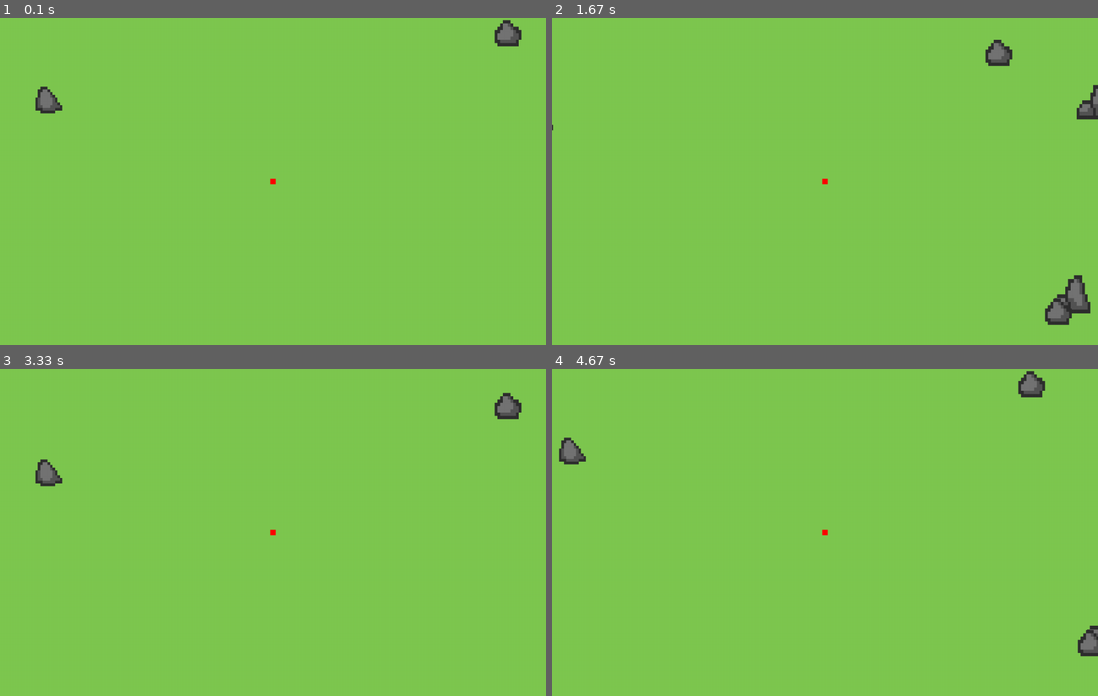
Above: before the commit, frames 1-4 (two rows, left to right).
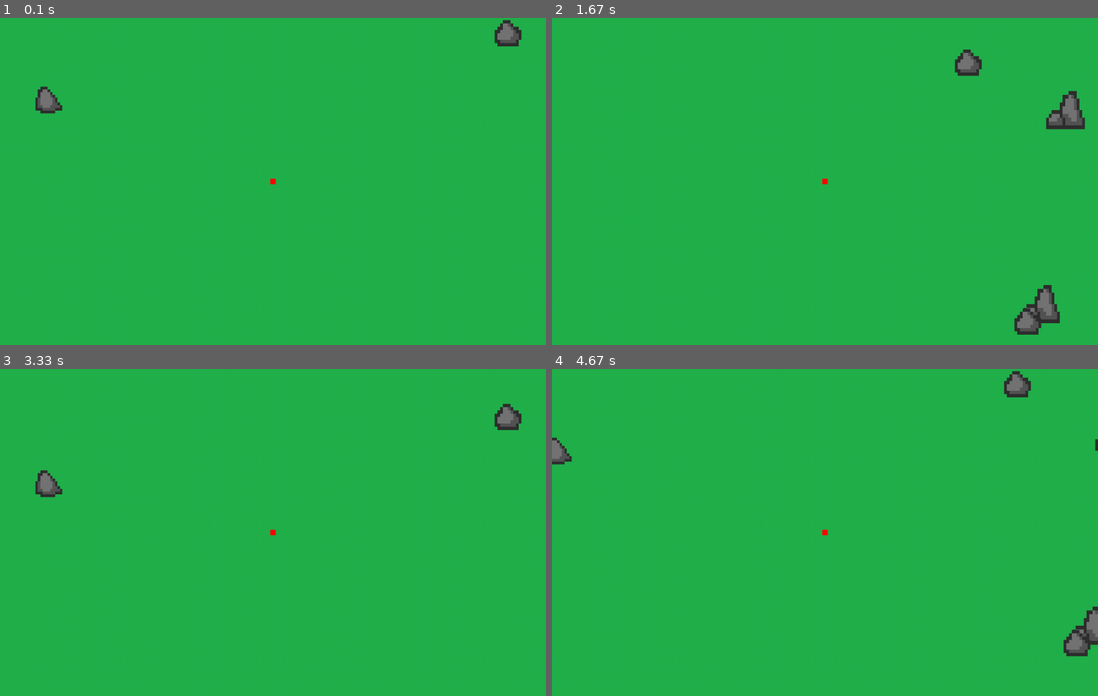
Above: after the commit, the same moments.

Repository: Manan-200/Python
Game: pygame game, started from Games/Indie_game/indie_game.py
Two runs of this game, one before a commit and one after it. Both use one fixed random seed, a clock stepped at 60 frames per second and the inputs below.
Inputs:
- Up to frame 1 (0.1 s): no input
- Up to frame 2 (1.67 s): hold D 0.33-0.8 s; hold W 0.83-1.13 s; hold D 1.17-1.63 s
- Up to frame 3 (3.33 s): hold A 1.67-2.2 s; hold S 2.23-2.53 s; hold A 2.57-2.97 s; hold W from 3 s (still down)
- Up to frame 4 (4.67 s): release W at 3.37 s; hold D 3.4-4.03 s; hold S 4.07-4.43 s; hold A from 4.47 s (still down)

The runs differ from the first frame. In frame 1, 99% of the frame differs, in the area x 0-100%, y 0-100%; in frame 2, 100%; in frame 3, 100%; in frame 4, 100%.

Commit message:
Changed background color

Diff:
--- a/Games/Indie_game/indie_game.py
+++ b/Games/Indie_game/indie_game.py
@@ -2,18 +2,23 @@
 import os
 import random
 
+#Variables
 width, height = 1000, 600
-player_vel = 2
+player_vel = 3
 bg_x, bg_y = -500, -500
 fps = 60
+rock_w, rock_h = 50, 50
 rock_list = []
 clock = pygame.time.Clock()
 
+#Window
 win = pygame.display.set_mode((width, height))
 pygame.display.set_caption("Indie Game")
 
+#Background image
 bg_img = pygame.transform.scale(pygame.image.load(os.path.join("assets", "bg_img.png")), (width + 2*(-bg_x), height + 2*(-bg_y)))
-rock_w, rock_h = 50, 50
+
+#Rock images
 rock_img_1 = pygame.transform.scale(pygame.image.load(os.path.join("assets", "rock_imgs", "rock_img_1.png")), (rock_w, rock_h))
 rock_img_2 = pygame.transform.scale(pygame.image.load(os.path.join("assets", "rock_imgs", "rock_img_2.png")), (rock_w, rock_h))
 rock_img_3 = pygame.transform.scale(pygame.image.load(os.path.join("assets", "rock_imgs", "rock_img_3.png")), (rock_w, rock_h))
@@ -21,6 +26,7 @@
 rock_img_5 = pygame.transform.scale(pygame.image.load(os.path.join("assets", "rock_imgs", "rock_img_5.png")), (rock_w, rock_h))
 rock_img_6 = pygame.transform.scale(pygame.image.load(os.path.join("assets", "rock_imgs", "rock_img_6.png")), (rock_w + 25, rock_h + 25))
 rock_img_7 = pygame.transform.scale(pygame.image.load(os.path.join("assets", "rock_imgs", "rock_img_7.png")), (rock_w + 25, rock_h + 25))
+#Removing background
 rock_img_1.set_colorkey((255, 255, 255))
 rock_img_2.set_colorkey((246, 246, 246))
 rock_img_3.set_colorkey((255, 255, 255))
@@ -28,8 +34,8 @@
 rock_img_5.set_colorkey((220, 240, 244))
 rock_img_6.set_colorkey((220, 240, 244))
 rock_img_7.set_colorkey((220, 240, 244))
-#
 
+#Player object
 class Player:
     def __init__(self, x, y, w, h):
         self.x = x
@@ -40,6 +46,7 @@
         self.Rect = pygame.Rect(self.x - self.w/2, self.y - self.h/2, self.w, self.h)
         pygame.draw.rect(win, (255, 0, 0), self.Rect)
 
+#Rock object
 class Rock:
     def __init__(self):
         self.x = random.randrange(1, bg_img.get_width() - 50)
@@ -50,21 +57,27 @@
         pygame.draw.rect(win, (128, 132, 135), self.Rect)"""
         win.blit(self.img, (bg_x + self.x, bg_y + self.y))
 
+#Creating player and rock objects
 player = Player(width/2, height/2, 10, 10)
 while len(rock_list) < 25:
         rock = Rock()
         rock_list.append(rock)
+
+#Main loop
 running = True
 while running:
 
     clock.tick(fps)
 
+    #Quitting the game if cross button is pressed
     for event in pygame.event.get():
         if event.type == pygame.QUIT:
             running = False
 
-    win.fill((0, 0, 0))
+    #Filling window with black color
+    win.fill((200, 200, 200))
 
+    #Detecting movement
     keys = pygame.key.get_pressed()
     if keys[pygame.K_a] and player.x - player.h > bg_x:
         bg_x += player_vel
@@ -75,7 +88,9 @@
     if keys[pygame.K_s] and player.y + player.h < bg_y + bg_img.get_height():
         bg_y -= player_vel
 
+    #Drawing background
     win.blit(bg_img, (bg_x, bg_y))
+    #Drawing player and rocks
     player.draw()
     for rock in rock_list:
         rock.draw()
Binary file changed: Games/Indie_game/assets/bg_img.png
